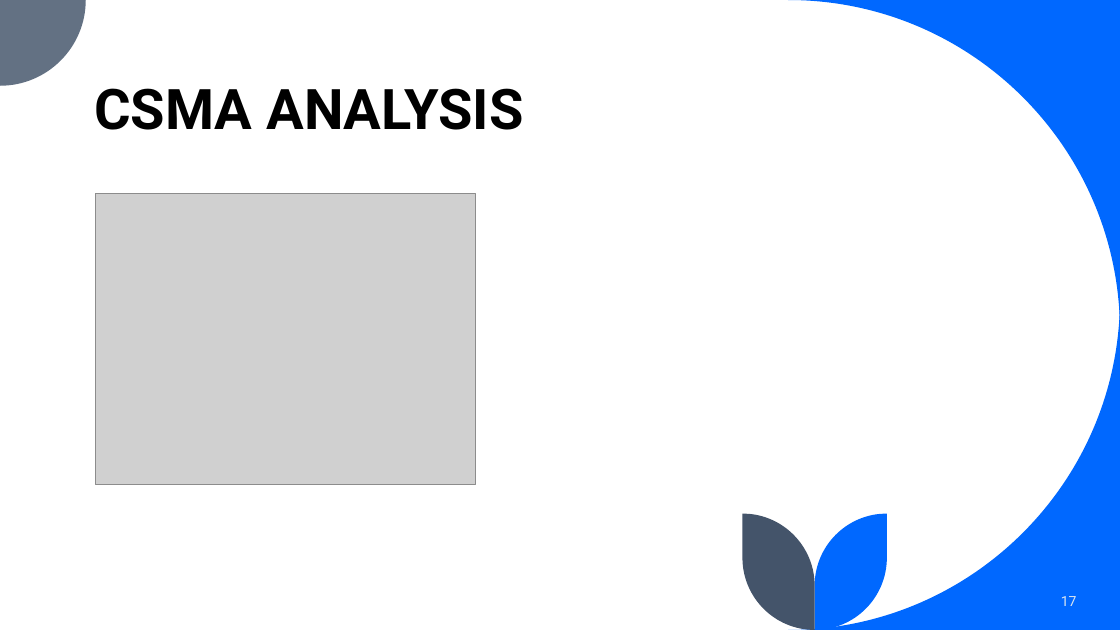
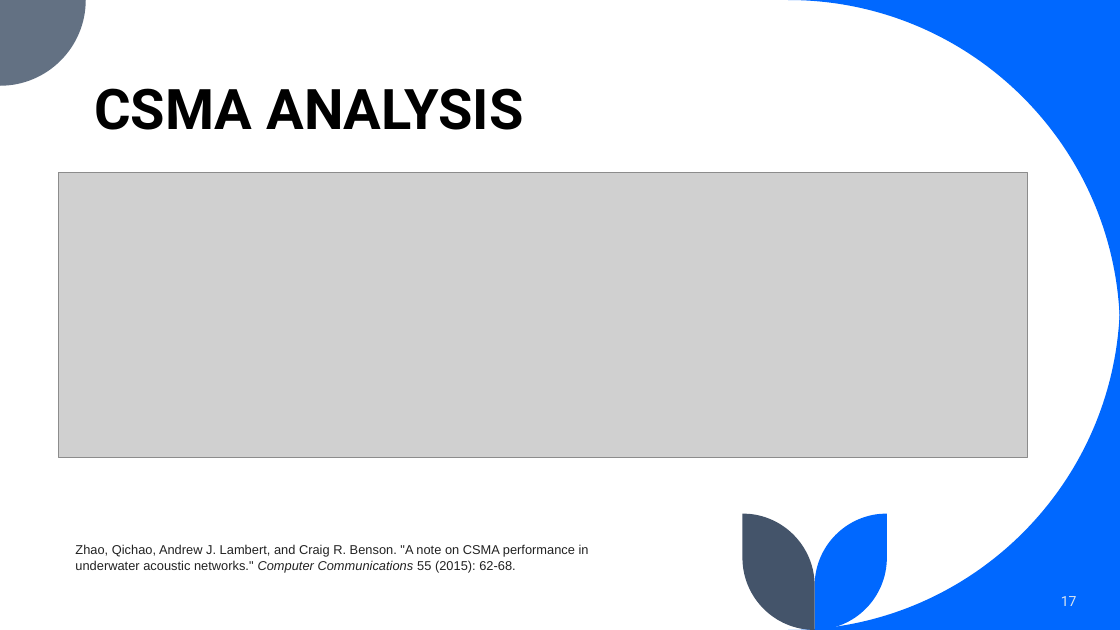
Before and after one commit to BiggusMaximus/Multi-Hop-Q-Learning-LEACH, a slide deck: slide 17 of bimbingan/Bimbingan 2.pptx. Drawn at 1120x630 pixels with LibreOffice and Linux fonts; fonts in the diff are those of the drawing; grey boxes stand for pictures. Boxes give left, top, right and bottom in pixels: in the first picture for what was removed or moved away, otherwise in the second. Text is boxed around its words. In the diff, an @@ line names an element or a change of style, - is before the commit and + after.

```diff
--- a/bimbingan/Bimbingan 2.pptx
+++ b/bimbingan/Bimbingan 2.pptx
@@ picture added at bbox=[58, 173, 1028, 458] @@
@@ picture removed at bbox=[95, 194, 476, 485] @@
@@ text added at bbox=[75, 544, 589, 572], 11 pt, text #222222 @@
+Zhao, Qichao, Andrew J. Lambert, and Craig R. Benson. "A note on CSMA performance in underwater acoustic networks." Computer Communications 55 (2015): 62-68.
```
Also in this commit, not shown: 3 other slides changed, 1 slide added, 1 other file.
